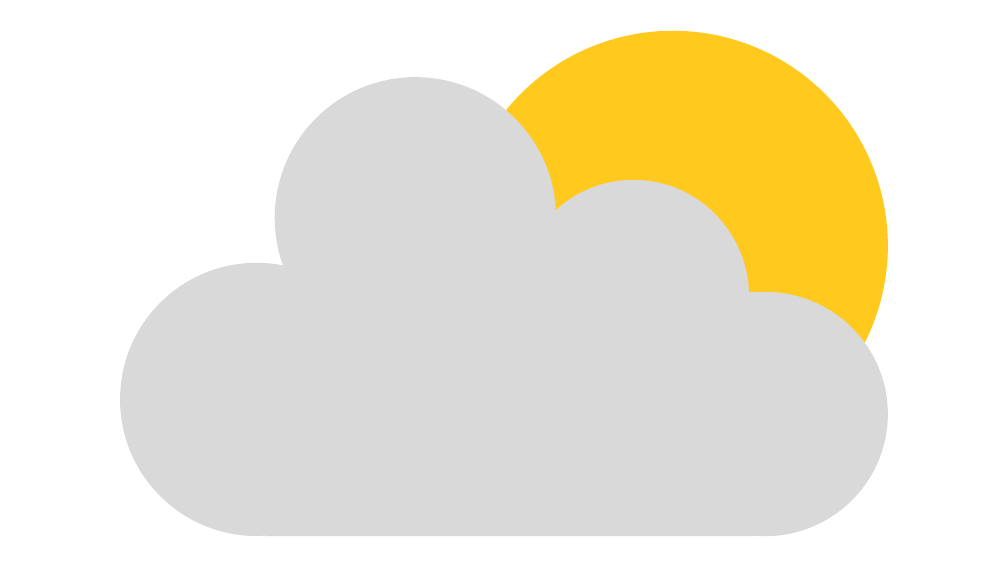
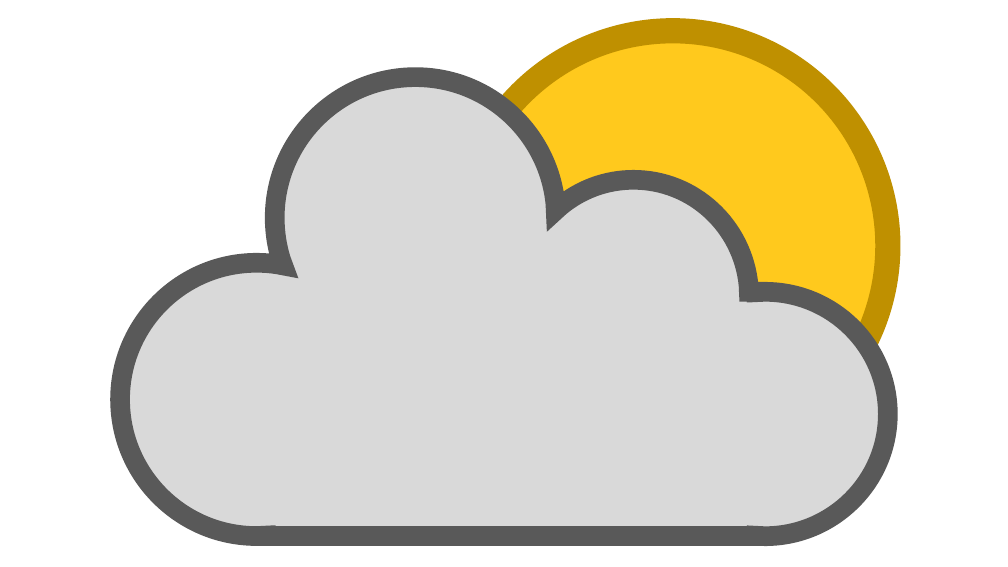
Before and after one commit to Kangnos/WEATHERFLEX, a slide deck: slide 2 of public/Brand-New weather icons/Frame.pptx (slide 3 before the commit). Drawn at 1008x567 pixels with LibreOffice and Linux fonts; fonts in the diff are those of the drawing. Boxes give left, top, right and bottom in pixels: in the first picture for what was removed or moved away, otherwise in the second. Text is boxed around its words. In the diff, an @@ line names an element or a change of style, - is before the commit and + after.

```diff
--- a/public/Brand-New weather icons/Frame.pptx
+++ b/public/Brand-New weather icons/Frame.pptx
@@ ellipse at (458, 31, 889, 461): outline none to #BF9000 24 pt @@
@@ freeform shape at (120, 77, 889, 536): outline none to #595959 18.75 pt @@
```
Also in this commit, not shown: 4 other slides changed, 2 slides added, 2 slides removed, 11 other files.
